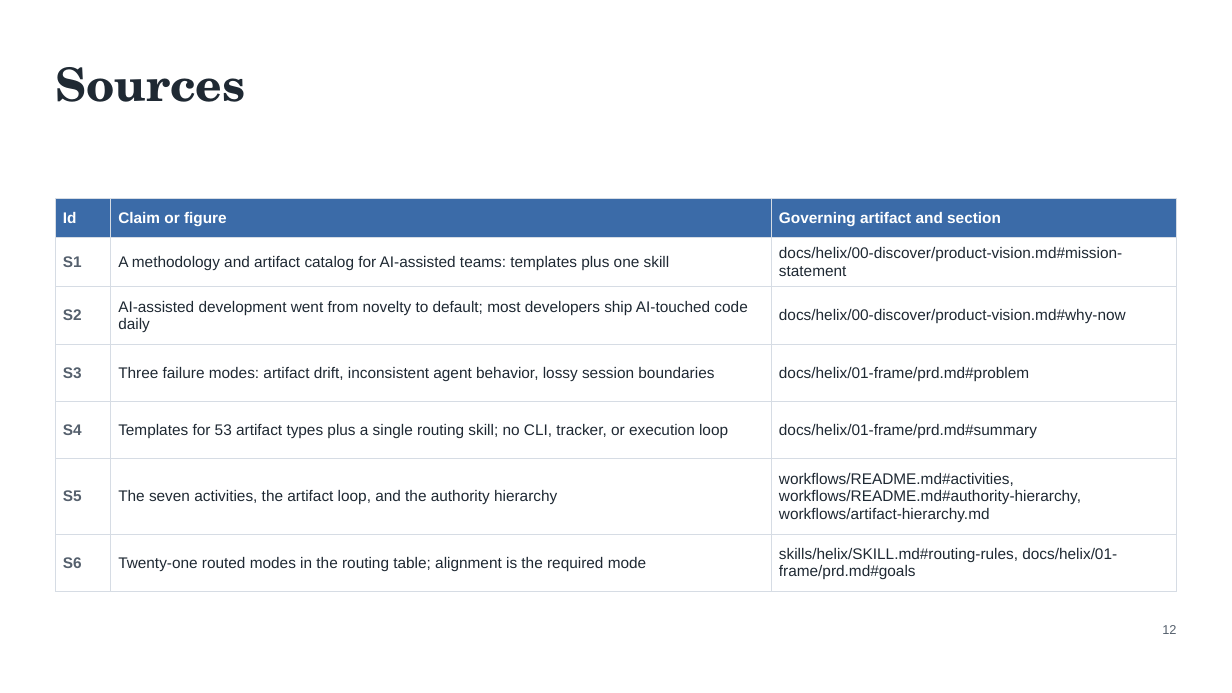
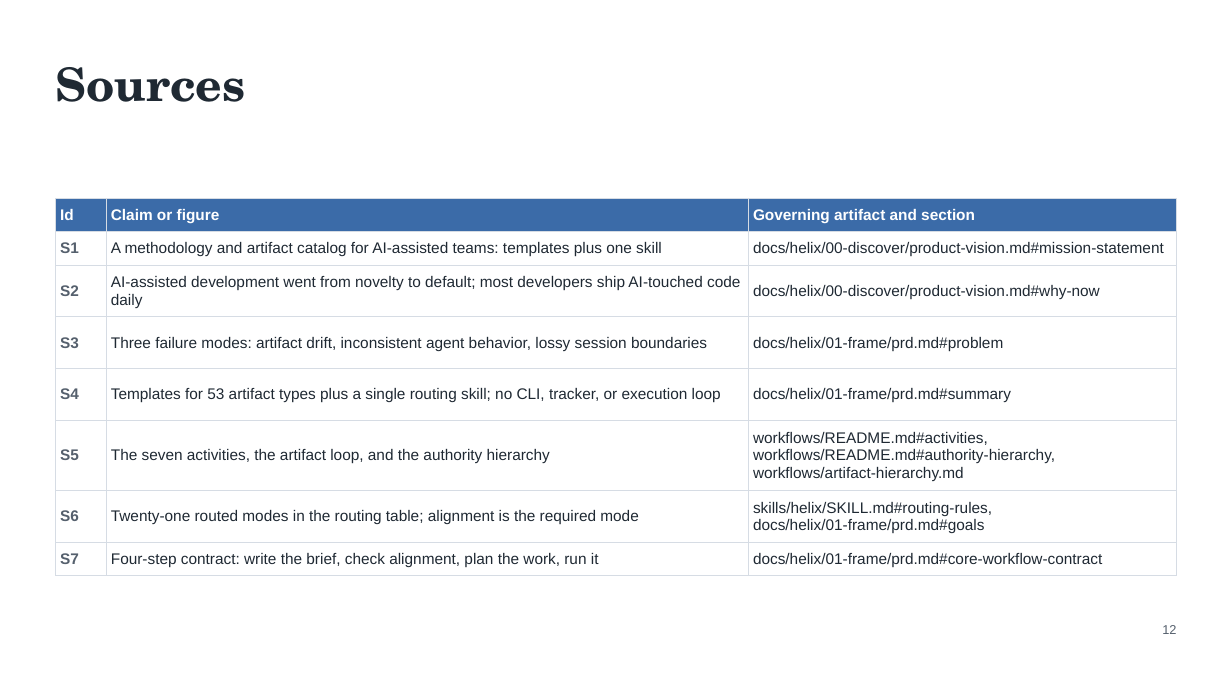
Before and after one commit to DocumentDrivenDX/helix, a slide deck: slide 12 of docs/helix/06-iterate/deliverables/assets/DEL-001-helix-evaluation-deck.pptx. Drawn at 1232x693 pixels with LibreOffice and Linux fonts; fonts in the diff are those of the drawing. Boxes give left, top, right and bottom in pixels: in the first picture for what was removed or moved away, otherwise in the second. Text is boxed around its words. In the diff, an @@ line names an element or a change of style, - is before the commit and + after.

```diff
--- a/docs/helix/06-iterate/deliverables/assets/DEL-001-helix-evaluation-deck.pptx
+++ b/docs/helix/06-iterate/deliverables/assets/DEL-001-helix-evaluation-deck.pptx
@@ table at (55, 199, 1177, 571) @@
+row 8: S7 | Four-step contract: write the brief, check alignment, plan the work, run it | docs/helix/01-frame/prd.md#core-workflow-contract
```
Also in this commit, not shown: 13 other slides changed, 5 other files.
